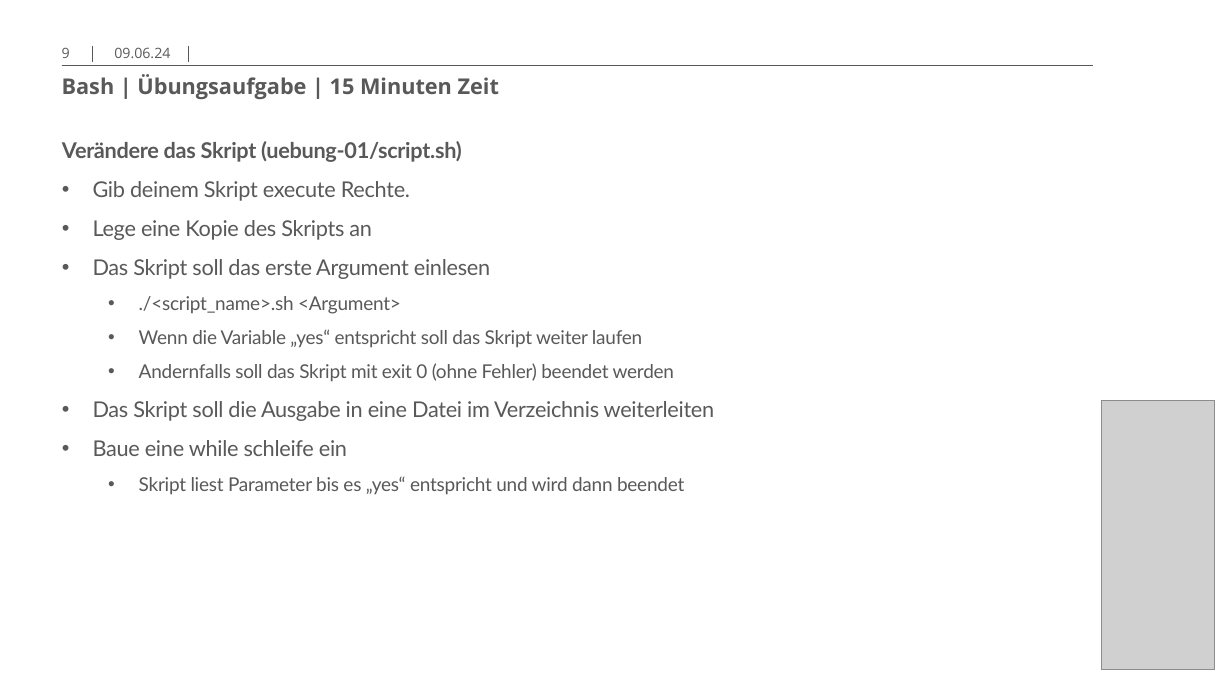
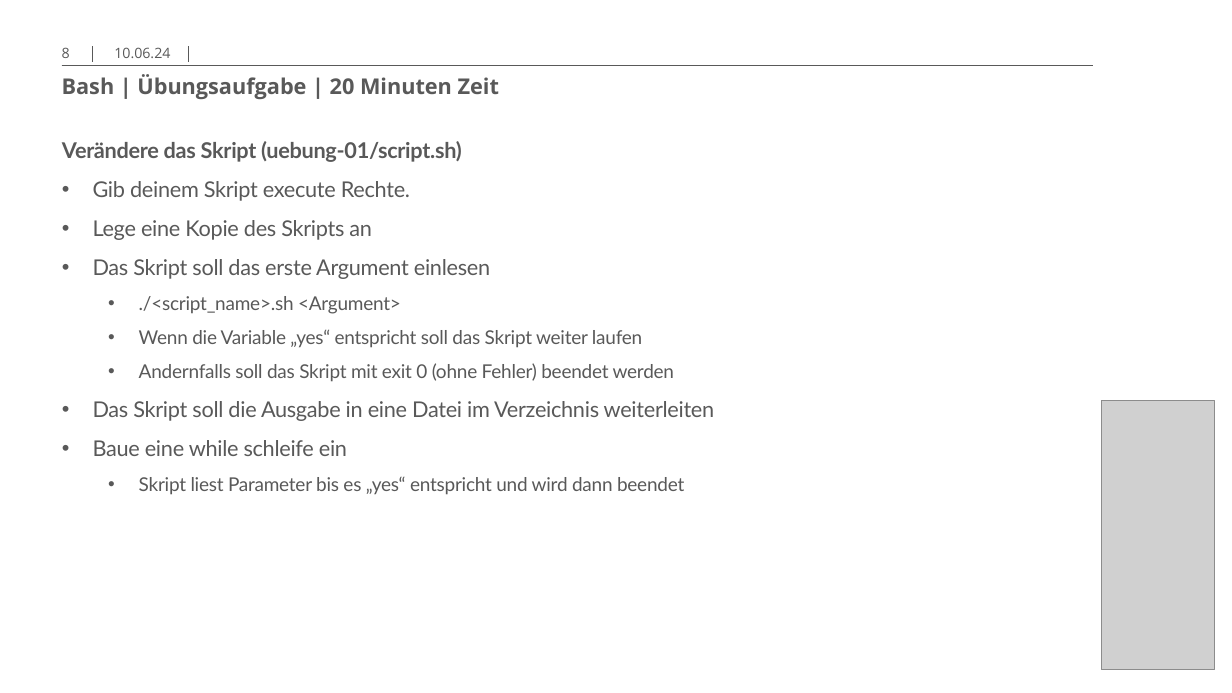
Before and after one commit to baturyusaoezdemir/docker-crashkurs, a slide deck: slide 8 of Sitzungen/01-Einführung/Einfuerung.pptx (slide 9 before the commit). Drawn at 1232x693 pixels with LibreOffice and Linux fonts; fonts in the diff are those of the drawing; grey boxes stand for pictures; background and template pictures are left out. Boxes give left, top, right and bottom in pixels: in the first picture for what was removed or moved away, otherwise in the second. Text is boxed around its words. In the diff, an @@ line names an element or a change of style, - is before the commit and + after.

```diff
--- a/Sitzungen/01-Einführung/Einfuerung.pptx
+++ b/Sitzungen/01-Einführung/Einfuerung.pptx
@@ page number at <box>62,47,70,58</box>: text changed @@
-9
+8
@@ text at <box>114,47,170,58</box>: text changed @@
-09.06.24
+10.06.24
@@ title at <box>62,75,499,99</box>: text changed @@
-Bash | Übungsaufgabe | 15 Minuten Zeit
+Bash | Übungsaufgabe | 20 Minuten Zeit
```
Also in this commit, not shown: 6 other slides changed, 1 slide removed, 3 other files.
